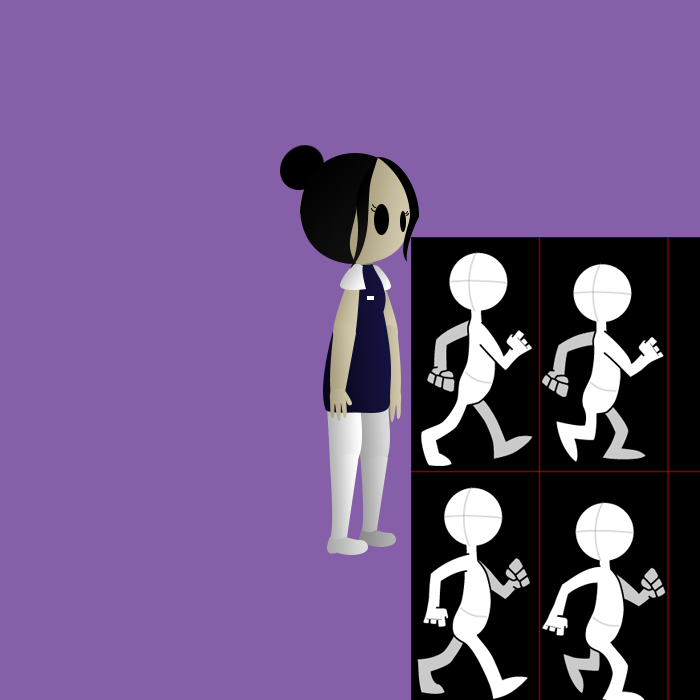
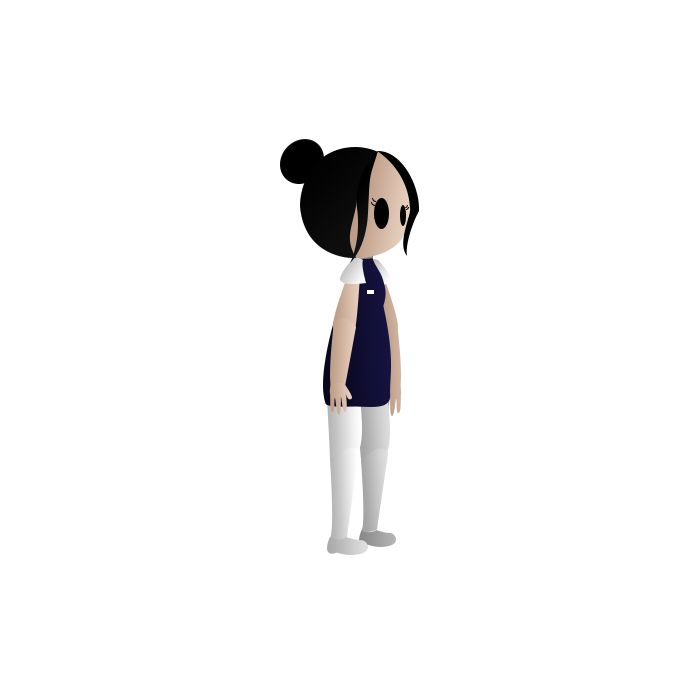
Layers edited between the first and the second 700px x 700px image:
painted on "franja" (6th of 7, in "idle") over <box>350,151,378,269</box>
added layer "franjaoutra" (6th of 7, in "idle") in group "idle" over <box>377,151,419,256</box>
painted on "cabelo" (11th of 12, in "idle") over <box>300,147,378,264</box>
painted on "coque" (6th of 7, in "idle") over <box>280,139,324,190</box>
painted on "MANGA" (11th of 14, in "idle") over <box>340,258,366,290</box>
painted on "MAO" (11th of 14, in "idle") over <box>329,383,352,421</box>
painted on "antebraco" (11th of 14, in "idle") over <box>330,318,356,400</box>
painted on "braco" (11th of 14, in "idle") over <box>333,259,361,340</box>
added layer "olhoesq" (6th of 7, in "idle") in group "idle" over <box>374,198,389,229</box>
painted on "corpinho" (6th of 7, in "idle") over <box>323,258,391,413</box>
painted on "cabeca" (6th of 7, in "idle") over <box>300,147,410,265</box>
painted on "sapato" (11th of 14, in "idle") over <box>327,537,368,555</box>
painted on "canela" (11th of 14, in "idle") over <box>330,448,359,540</box>
painted on "coxa" (11th of 14, in "idle") over <box>326,382,362,467</box>
painted on "sapato" (12th of 14, in "idle") over <box>359,530,396,547</box>
painted on "canela" (12th of 14, in "idle") over <box>361,449,388,533</box>
painted on "coxa" (12th of 14, in "idle") over <box>358,398,390,468</box>
painted on "MANGA" (12th of 14, in "idle") over <box>365,259,391,291</box>
painted on "MAO" (12th of 14, in "idle") over <box>379,384,402,422</box>
painted on "antebraco" (12th of 14, in "idle") over <box>384,319,401,401</box>
painted on "braco" (12th of 14, in "idle") over <box>370,260,398,341</box>
moved "franjaoutra" (7th of 7, in "idle") into group "idle" over <box>377,157,419,262</box>
hid "imagem" over <box>411,237,700,700</box>
hid "Rectangle 2" over <box>0,0,700,700</box>
…and 11 more changes (5 added, 6 stack)
